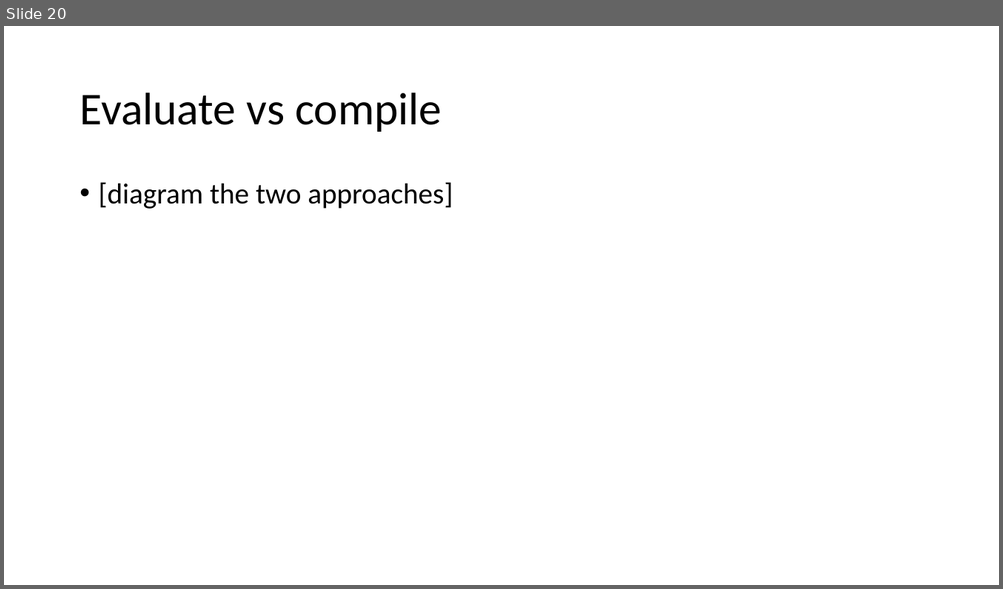
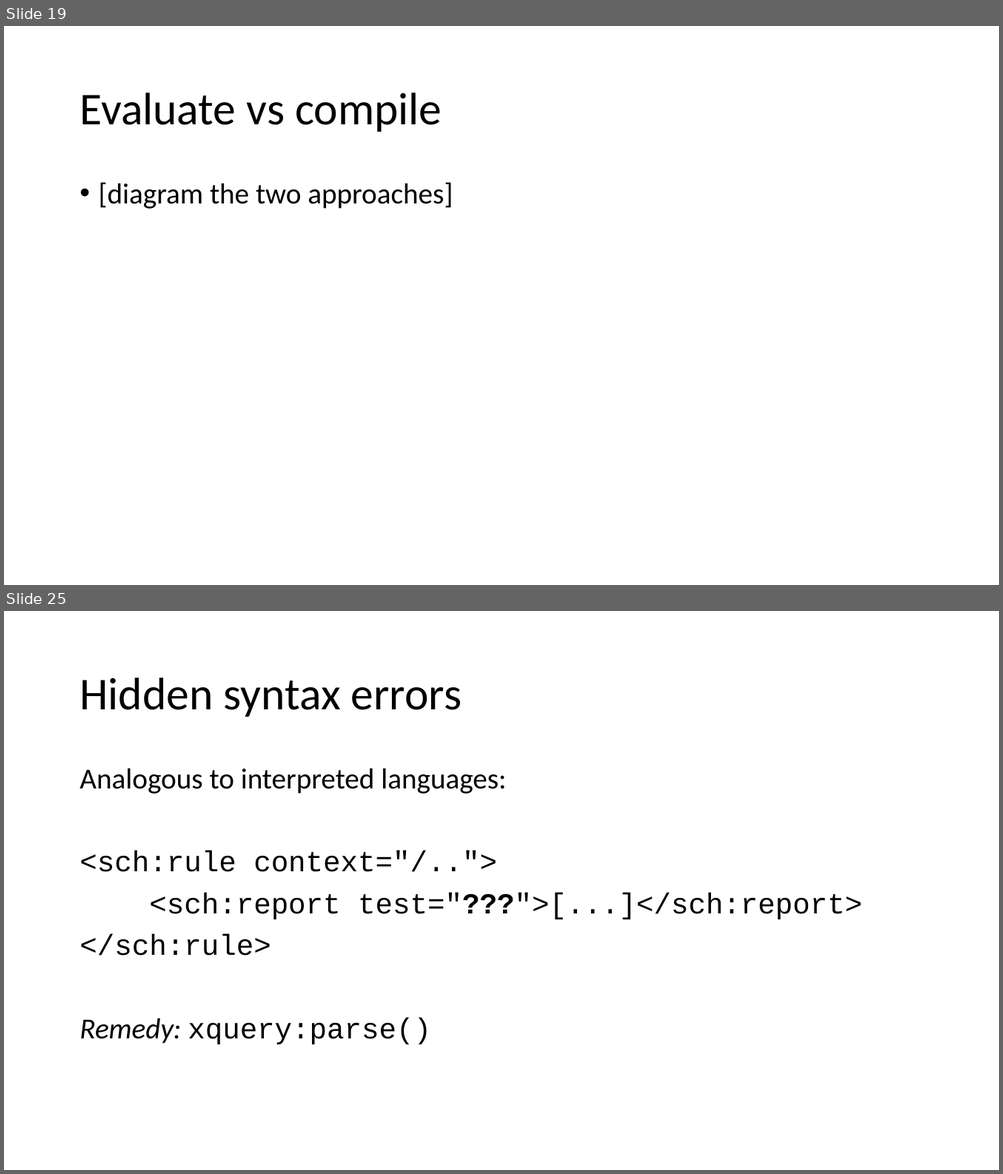
Before and after one commit to AndrewSales/XQS, a slide deck: Markup UK 2023 slides.pptx. Shown one above the other, each under a label of ours: slide 20 before the commit, slides 19 and 25 after it; the slides between them are not shown. The pictures are 1003x589 and 1003x1174 pixels, drawn with LibreOffice and Linux fonts; fonts in the diff are those of the drawing. Boxes give left, top, right and bottom in pixels: in the first picture for what was removed or moved away, otherwise in the second. Text is boxed around its words. In the diff, an @@ line names an element or a change of style, - is before the commit and + after.

```diff
--- a/Markup UK 2023 slides.pptx
+++ b/Markup UK 2023 slides.pptx
@@ slide 25 added at [4, 611, 999, 1170], background #FFFFFF @@
@@ title added at [79, 678, 461, 717], 44 pt, text #000000 @@
+Hidden syntax errors
@@ text added at [79, 768, 862, 1045], 28 pt, text #000000 @@
+Analogous to interpreted languages:
+<sch:rule context="/..">
+<sch:report test="???">[...]</sch:report>
+</sch:rule>
+Remedy: xquery:parse()
@@ what was slide 20 is now slide 19 @@
```
Also in this commit, not shown: 5 slides changed, 12 other slides added, 1 slide removed.
